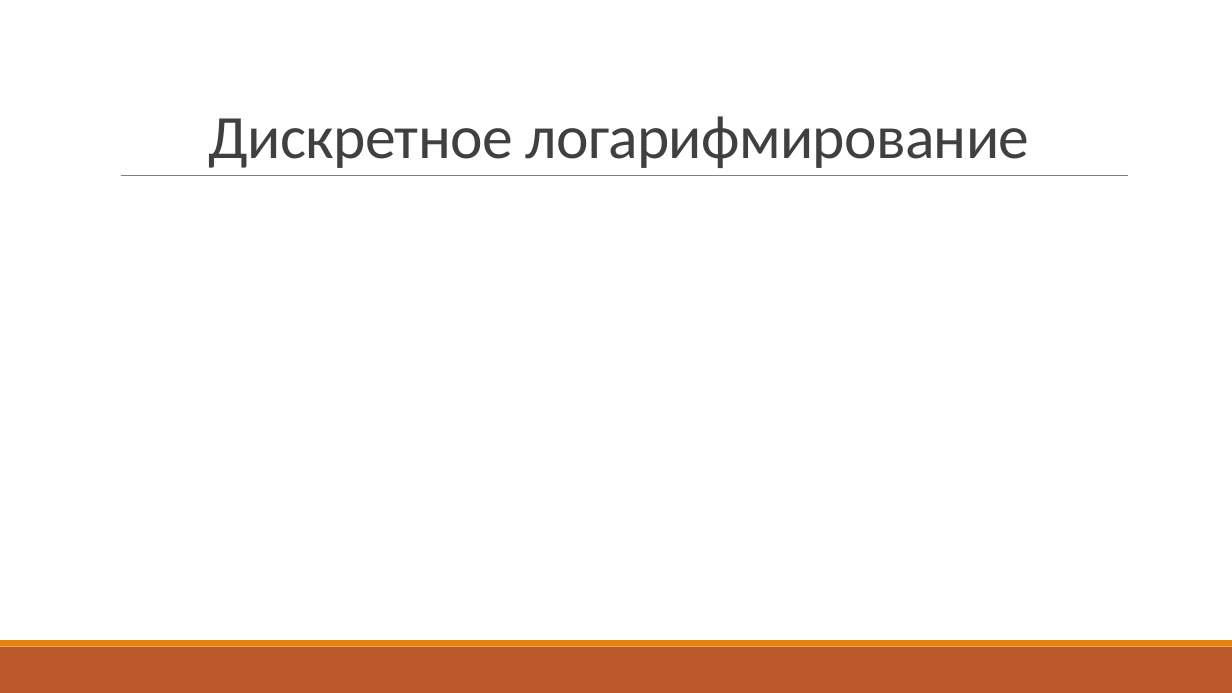
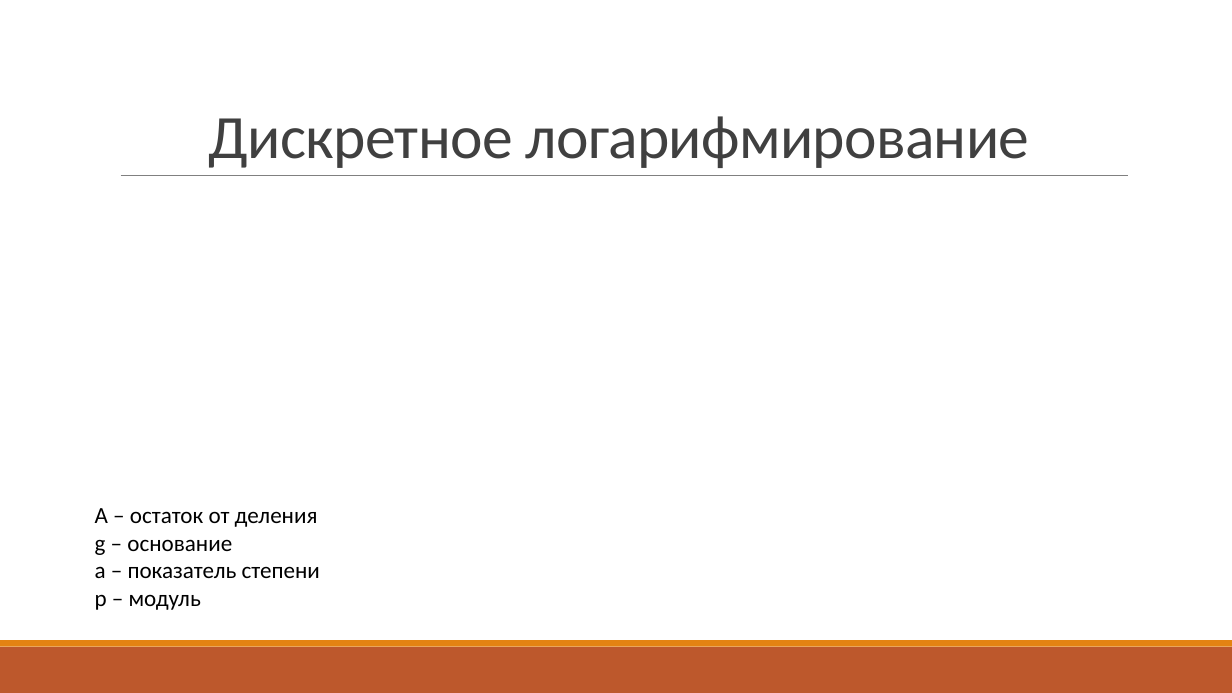
Before and after one commit to VitasVital/Bachelor_course, a slide deck: slide 5 of Maga4Sem/ВКР/Защита ВКР/Для сдачи ВКР/Гусев В.Е. 09-335 ВКР магистерская работа.pptx. Drawn at 1232x693 pixels with LibreOffice and Linux fonts; fonts in the diff are those of the drawing; grey boxes stand for pictures. Boxes give left, top, right and bottom in pixels: in the first picture for what was removed or moved away, otherwise in the second. Text is boxed around its words. In the diff, an @@ line names an element or a change of style, - is before the commit and + after.

```diff
--- a/Maga4Sem/ВКР/Защита ВКР/Для сдачи ВКР/Гусев В.Е. 09-335 ВКР магистерская работа.pptx
+++ b/Maga4Sem/ВКР/Защита ВКР/Для сдачи ВКР/Гусев В.Е. 09-335 ВКР магистерская работа.pptx
@@ text added at [95, 508, 320, 610], 18 pt, text #000000 @@
+A – остаток от деления
+g – основание
+a – показатель степени
+p – модуль
```
Also in this commit, not shown: 7 other slides changed, 1 other file.
